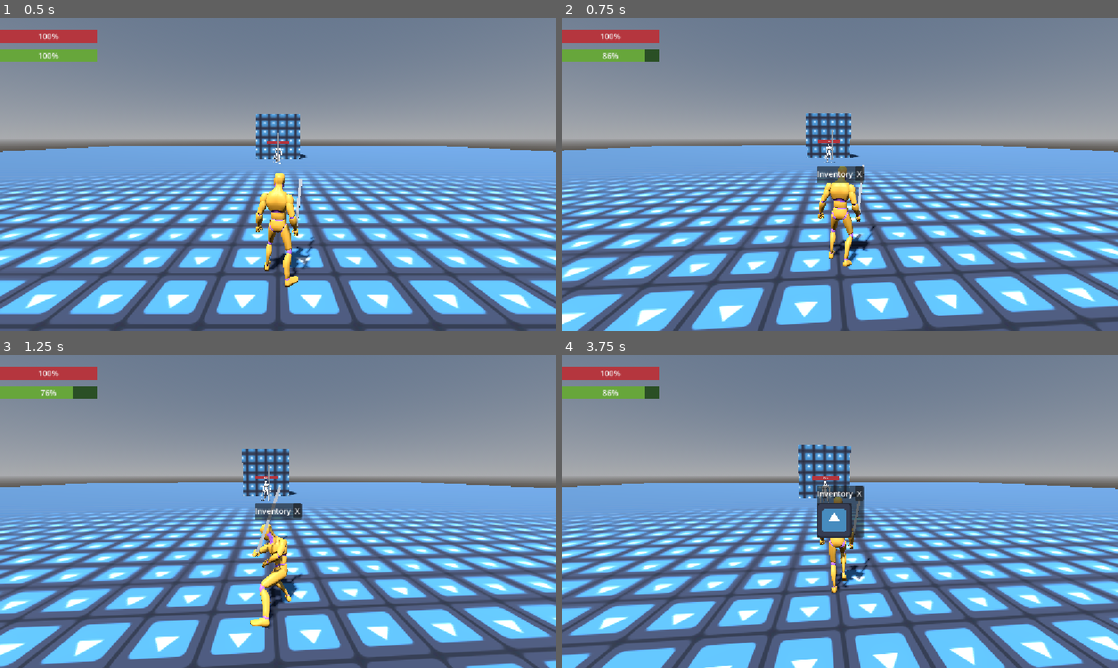
Above: before the commit, frames 1-4 (two rows, left to right).
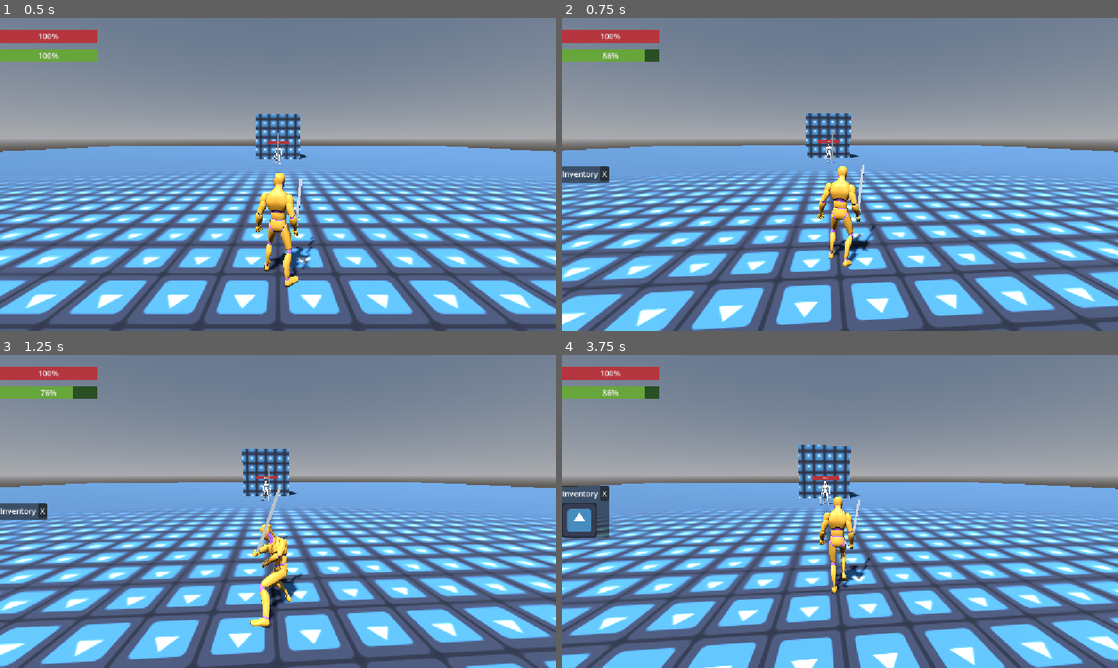
Above: after the commit, the same moments.

Repository: Zycostan/wynnsouls
Game: Godot game, scene res://scenes/regions/world.tscn
Two runs of this game, one before a commit and one after it. Both use one fixed random seed, a clock stepped at 60 frames per second and the inputs below. The project has no main scene, so this scene is started directly. The engine's default icon, where the game draws it, is replaced by a stand-in: a white triangle on a blue panel in a dark square.
Inputs (mouse positions are in pixels of both pictures, inside the frame that each line leads up to):
- Up to frame 1 (0.5 s): no input
- Up to frame 2 (0.75 s): tap Enter (ui_accept) at 0.5 s; move the mouse to (867, 174) at 0.52 s; hold W (forward) from 0.53 s (still down); tap F (interact) at 0.6 s; click (867, 174) at 0.67 s
- Up to frame 3 (1.25 s): keep holding W (forward); tap Space (jump) at 0.77 s
- Up to frame 4 (3.75 s): keep holding W (forward); move the mouse to (812, 511) at 1.27 s; click (812, 511) at 1.35 s; tap Space (jump) at 1.52, 3.02 s; move the mouse to (851, 505) at 2.02 s; hold Tab (parry) 2.03-2.78 s; move the mouse to (834, 517) at 2.77 s; tap Shift (sprint) at 2.85 s; click (834, 517) at 2.92 s; move the mouse to (878, 514) at 3.52 s; tap F (interact) at 3.6 s

Frame 1 is identical in both runs. In frame 2, 0.9% of the frame differs, in the area x 0-55%, y 47-53%; in frame 3, 0.9%; in frame 4, 2.8%, in the area x 0-55%, y 41-59%.

Commit message:
some stuff changed, wowie

Diff:
--- a/scenes/player/player_model.tscn
+++ b/scenes/player/player_model.tscn
@@ -1651,8 +1651,6 @@
 area_awareness = NodePath("AreaAwareness")
 active_weapon = NodePath("RightWrist/WeaponSocket/Sword")
 moves_container = NodePath("States")
-
-[node name="Inventory" type="Node" parent="." unique_id=269107232]
 
 [node name="Resources" type="Node" parent="." unique_id=944445028]
 script = ExtResource("2_c8n1s")
--- a/scenes/regions/world.tscn
+++ b/scenes/regions/world.tscn
@@ -66,12 +66,11 @@
 [node name="InventoryDialog" parent="UIRoot" unique_id=1659463318 instance=ExtResource("6_u3dv3")]
 unique_name_in_owner = true
 visible = false
-anchors_preset = 8
-anchor_left = 0.5
+anchors_preset = 4
 anchor_top = 0.5
-anchor_right = 0.5
+anchor_right = 0.0
 anchor_bottom = 0.5
-offset_left = -48.5
 offset_top = -17.5
-offset_right = 48.5
+offset_right = 97.0
 offset_bottom = 17.5
+grow_horizontal = 1
